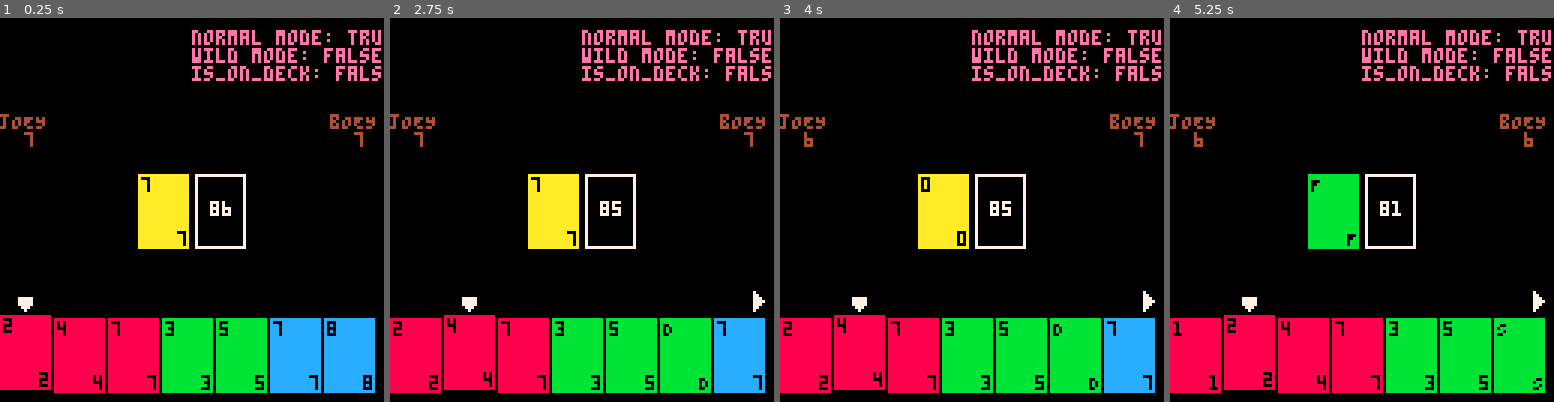
Above: before the commit, frames 1-4 (left to right).
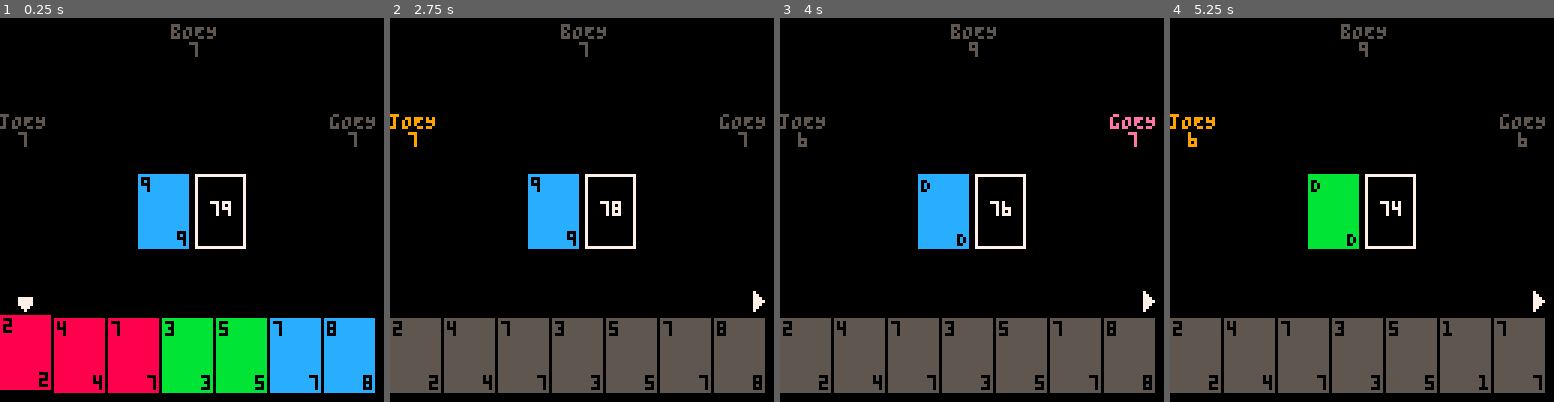
Above: after the commit, the same moments.

Repository: jakeharris/picuno
Game: PICO-8 cartridge carts/picuno.p8
Same seed, same stepped clock (60 frames per second), same inputs: the game is played once before the commit and once after it.
Inputs:
- Up to frame 1 (0.25 s): no input
- Up to frame 2 (2.75 s): tap O (Z key) at 0.7, 1.7, 2.1, 2.5 s; hold Right 1.6-2.1 s; hold Up 2.15-2.42 s; hold Right from 2.47 s (still down)
- Up to frame 3 (4 s): tap O (Z key) at 2.9, 3.3, 3.7 s; release Right at 3.03 s; hold Left 3.08-3.58 s; hold Down 3.63-3.97 s
- Up to frame 4 (5.25 s): hold Right 4.02-4.68 s; tap O (Z key) at 4.1, 4.5, 4.9 s; hold Up 4.73-5.03 s; hold Left from 5.08 s (still down)

The runs differ from the first frame. In frame 1, 5.7% of the frame differs, in the area x 0-100%, y 1-61%; in frame 2, 23%; in frame 3, 23%, in the area x 0-100%, y 1-98%; in frame 4, 21%.

Commit message:
Improved AI display, turn indication

Diff:
--- a/carts/picuno.p8
+++ b/carts/picuno.p8
@@ -8,13 +8,15 @@
 CARD_CONSTS.height = 24
 
 -- colors: red 0, green 1, blue 2, yellow 3, wild 4
-COLORS = {
+CARD_COLORS = {
   [0] = 8, -- red
   [1] = 11, -- green
   [2] = 12, -- blue
   [3] = 10, -- yellow
   [4] = 7 -- white
 }
+
+INACTIVE_PLAYER_COLOR = 5
 
 SPECIAL_RANKS = {
   [10] = 'R',
@@ -51,9 +53,10 @@
   deck = shuffle(deck)
 
   players = {
-    { name = 'you', hand = {}, ai = nil},
-    { name = 'jOEY', hand = {}, ai = joey},
-    { name = 'bOEY', hand = {}, ai = joey}
+    { name = 'you', hand = {}, ai = nil, color = nil},
+    { name = 'jOEY', hand = {}, ai = joey, color = 9},
+    { name = 'bOEY', hand = {}, ai = joey, color = 4},
+    { name = 'gOEY', hand = {}, ai = joey, color = 14}
   }
 
   for i = 1, #players do
@@ -104,11 +107,11 @@
     render_wild_selection()
   elseif is_on_deck then
     render_deck_cursor()
-  else
+  elseif current_player == 1 then
     render_cursor()
   end
 
-  render_debug()
+  --render_debug()
 end
 
 function get_display_rank(rank)
@@ -119,8 +122,12 @@
   end
 end
 
-function render_card(card, x, y)
-  rectfill(x, y, x + CARD_CONSTS.width, y + CARD_CONSTS.height, COLORS[card.color])
+function render_card(card, x, y, is_active)
+  local color = 5 -- gray/inactive
+  if is_active == nil then is_active = true end
+  if is_active then color = CARD_COLORS[card.color] end
+
+  rectfill(x, y, x + CARD_CONSTS.width, y + CARD_CONSTS.height, color)
   print(get_display_rank(card.rank), x + 1, y + 1, 0) -- black
   print(get_display_rank(card.rank), x + CARD_CONSTS.width - 3, y + CARD_CONSTS.height - 5, 0)
 end
@@ -130,10 +137,10 @@
   for index, card in pairs(visible_cards) do
     local x = (index - 1) * (CARD_CONSTS.width + 2)
     local y = 96 + 4 -- a little more than 3/4s down the screen
-    if index == cursor and not is_on_deck then
+    if index == cursor and not is_on_deck and current_player == 1 then
       y -= 1
     end
-    render_card(card, x, y)
+    render_card(card, x, y, current_player == 1)
   end
 end
 
@@ -181,7 +188,7 @@
     local box_x = x
     if i == wild_cursor then box_x -= 1 end
     local box_y = y + ((i - 1) * (h + bm))
-    rectfill(box_x, box_y, box_x + w, box_y + h, COLORS[i - 1])
+    rectfill(box_x, box_y, box_x + w, box_y + h, CARD_COLORS[i - 1])
   end
 end
 
@@ -193,28 +200,58 @@
 end
 
 function render_ai()
+  local y_offset = 6
   if #players == 2 then
-    print(players[2].name, (128 - #players[2].name * 4) / 2, 2, 4)
-    print(#players[2].hand, (128 - 1 * 4) / 2, 8, 4)
+    local y = 2
+    local name_coords = get_center_text_positions(players[2].name, 64)
+    local card_count_coords = get_center_text_positions(tostr(#players[2].hand), 64)
+    local color = get_player_display_color(2)
+
+    print(players[2].name, name_coords.x, y, color)
+    print(#players[2].hand, card_count_coords.x, y + y_offset, color)
   end
 
   if #players == 3 then
-    print(players[2].name, 0, 32, 4)
-    print(#players[2].hand, #players[2].name * 4 / 2, 32 + 6, 4)
-
-    print(players[3].name, (128 - #players[3].name * 4 - 2), 32, 4)
-    print(#players[3].hand, 128 - (#players[3].name * 4 / 2) - 2, 32 + 6, 4)
+    local y = 32
+    local name_center = -get_center_text_positions(players[2].name).x
+    local card_count_coords = get_center_text_positions(tostr(#players[2].hand), name_center)
+    local color = get_player_display_color(2)
+
+    print(players[2].name, 0, y, color)
+    print(#players[2].hand, card_count_coords.x, y + y_offset, color)
+
+    name_center = get_center_text_positions(players[3].name, 128 - 4).x
+    card_count_coords = get_center_text_positions(tostr(#players[3].hand), name_center)
+    color = get_player_display_color(3)
+
+    print(players[3].name, (128 - #players[3].name * 4 - 2), y, color)
+    print(#players[3].hand, card_count_coords.x, y + y_offset, color)
   end
 
   if #players == 4 then
-    print(players[2].name, 0, 32, 4)
-    print(#players[2].hand, #players[2].name * 4 / 2, 32 + 6, 4)
-
-    print(players[3].name, (128 - #players[3].name * 4) / 2, 2, 4)
-    print(#players[3].hand, (128 - (2 * 4)) / 2, 8, 4)
-
-    print(players[4].name, (128 - #players[4].name * 4 - 2), 32, 4)
-    print(#players[4].hand, 128 - (#players[4].name * 4 / 2) - 2, 32 + 6, 4)
+    local y = 32
+    local name_center = -get_center_text_positions(players[2].name).x
+    local card_count_coords = get_center_text_positions(tostr(#players[2].hand), name_center)
+    local color = get_player_display_color(2)
+
+    print(players[2].name, 0, y, color)
+    print(#players[2].hand, card_count_coords.x, y + y_offset, color)
+
+    y = 2
+    local name_coords = get_center_text_positions(players[3].name, 64)
+    card_count_coords = get_center_text_positions(tostr(#players[3].hand), 64)
+    color = get_player_display_color(3)
+
+    print(players[3].name, name_coords.x, y, color)
+    print(#players[3].hand, card_count_coords.x, y + y_offset, color)
+
+    y = 32
+    name_center = get_center_text_positions(players[4].name, 128 - 4).x
+    card_count_coords = get_center_text_positions(tostr(#players[4].hand), name_center)
+    color = get_player_display_color(4)
+
+    print(players[4].name, (128 - #players[4].name * 4 - 2), y, color)
+    print(#players[4].hand, card_count_coords.x, y + y_offset, color)
   end
 end
 
@@ -379,7 +416,7 @@
 
 function print_deck()
   for index, card in pairs(deck) do
-    print(get_display_rank(card.rank), flr((index - 1) / 10) * 10, ((index - 1) % 10) * 6, COLORS[card.color])
+    print(get_display_rank(card.rank), flr((index - 1) / 10) * 10, ((index - 1) % 10) * 6, CARD_COLORS[card.color])
   end
 end
 
@@ -450,6 +487,13 @@
   end
 end
 
+function get_player_display_color(player)
+  if current_player == player then
+    return players[player].color
+  else
+    return INACTIVE_PLAYER_COLOR
+  end
+end
 
 -- AI LAND
 function kaiba(player)
@@ -521,9 +565,11 @@
 end
 
 function get_center_text_positions(text, x, y)
-  local text_width = 3
+  x = x or 0
+  y = y or 0
+  local text_width = 3 + 1
   local text_height = 5
-  return { x = x - (#text * text_width / 2), y = y - (text_height / 2) }
+  return { x = x - (#text * text_width / 2) + 1, y = y - (text_height / 2) }
 end
 
 
